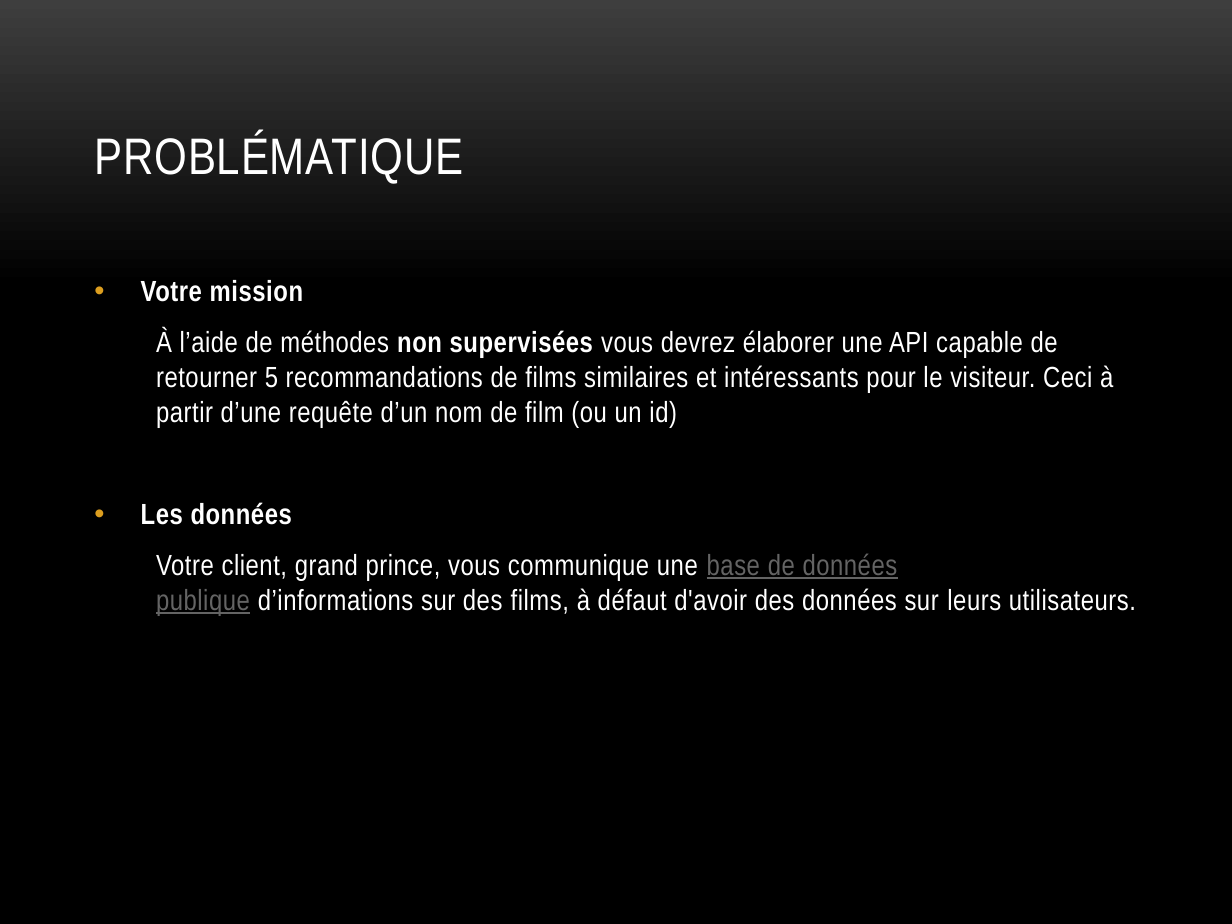
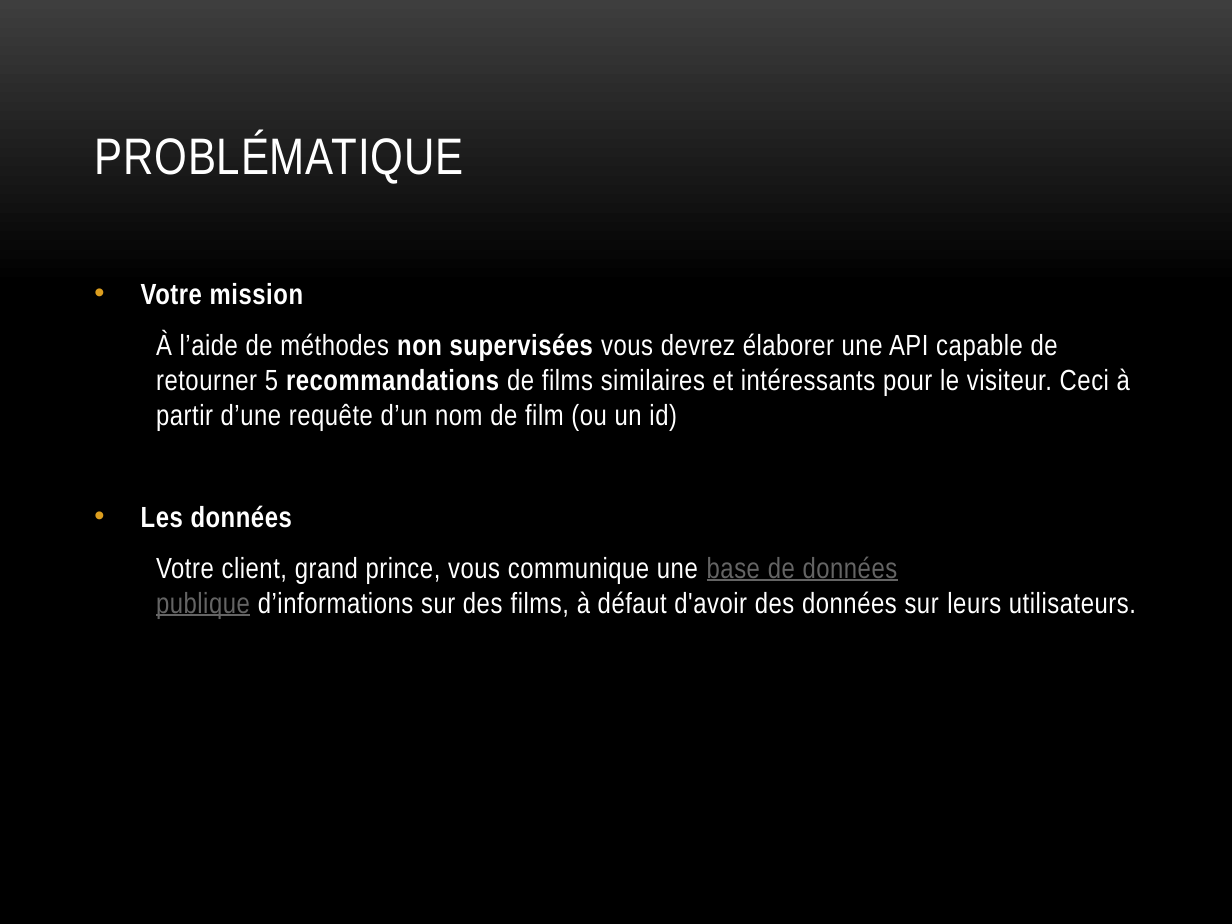
Before and after one commit to Umercia/movie_recommendation_engine, a slide deck: slide 4 of moteur de recommandations de films.pptx. Drawn at 1232x924 pixels with LibreOffice and Linux fonts; fonts in the diff are those of the drawing; background and template pictures are left out. Boxes give left, top, right and bottom in pixels: in the first picture for what was removed or moved away, otherwise in the second. Text is boxed around its words. In the diff, an @@ line names an element or a change of style, - is before the commit and + after.

```diff
--- a/moteur de recommandations de films.pptx
+++ b/moteur de recommandations de films.pptx
@@ text at [156,332,1130,430]: bold on in "recommandations" @@
```
Also in this commit, not shown: 6 other slides changed, 1 slide added, 1 slide removed, 1 other file.
